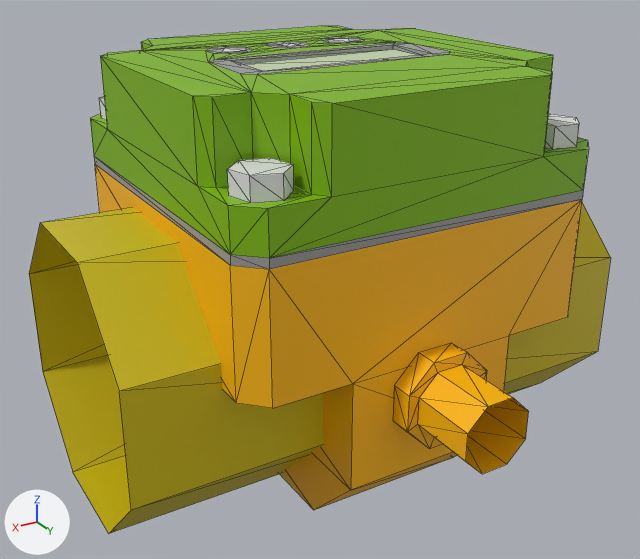
One commit to the COLLADA model src/fpe_pressure_regulator/fpe_pressure_regulator.dae: the scene before it, then after it.
Rendered twice from a 50 mm lens placed at (0.2055, 0.3363, 0.1878), pointed at (0.0123, 0.0143, 0.0268). Every picture has the same lights, and +X, +Y and +Z are marked at lower left. The first picture is the older version. Mesh edges are drawn as thin lines.

Before the edit, the objects in view are built like this:
```python
me_cube_028 = bpy.data.meshes.new('Cube.028')
me_cube_028.from_pydata(...)  # 238 vertices, 408 faces; spans x -0.125..0.125, y -0.085..0.125, z -0.065..0.125
# faces by material slot: [94, 16, 158, 68, 70, 2]
me_cube_028.materials.append(mat_editable1_007)  # yellow #ffbb00
me_cube_028.materials.append(mat_editable2_008)  # yellow #cdba00
me_cube_028.materials.append(mat_auto_10_005)  # green #80ba00
me_cube_028.materials.append(mat_gray_004)  # white #e5e5e5
me_cube_028.materials.append(mat_dark_gray_002)  # grey #9d9d9d
me_cube_028.materials.append(mat_lcd_background)  # green #c9d9b3
ob_pressure_regulator = bpy.data.objects.new('pressure_regulator', me_cube_028)
ob_pressure_regulator.location = (0.0, 0.0, 0.0)
```
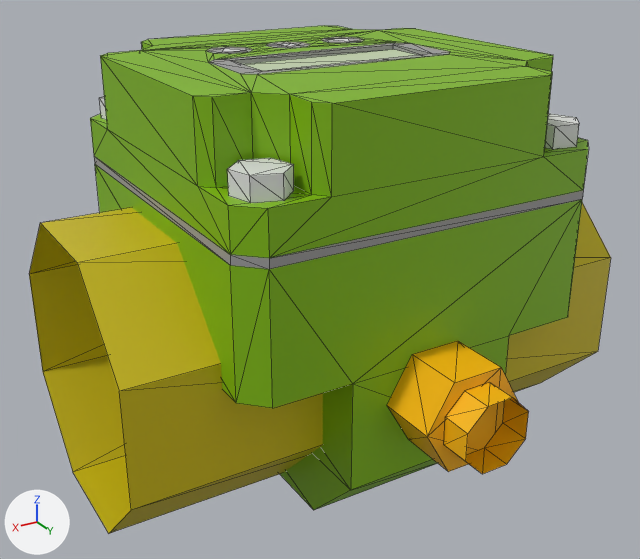
Commit message: Update pressure regulator model

Boxes (x1, y1, x2, y2) around the edits, measured in the pictures (640 x 559 px):
part 1 of me_cube_028, built on: before (393, 343, 529, 474); after (387, 341, 529, 474)
part 2 of me_cube_028, recoloured (darker): (95, 164, 582, 510) in both

Diff of the bpy script that builds the scene:
```diff
--- a/src/fpe_pressure_regulator/fpe_pressure_regulator.dae.py
+++ b/src/fpe_pressure_regulator/fpe_pressure_regulator.dae.py
@@ mat_editable1_017 @@
+mat_editable1_017 = principled_material('editable1.017')
+mat_editable1_017.base_color = (1.0, 0.494, 0.0)  # yellow #ffbb00
@@ me_cube_028 @@
 # used by ob_pressure_regulator; location = (0.0, 0.0, 0.0)
-me_cube_028.from_pydata(...)  # 238 vertices, 408 faces; spans x -0.125..0.125, y -0.085..0.125, z -0.065..0.125
+me_cube_028.from_pydata(...)  # 234 vertices, 392 faces; spans x -0.125..0.125, y -0.085..0.125, z -0.065..0.125
+# me_cube_028 part 1
+# 17 vertices are removed from x -0.02..0.02, y 0.085..0.095, z -0.02..0.02
+# 35 faces are deleted
+# 7 vertices in x -0.015..0.015, y 0.095, z -0.015..0.015 move by (0.0, 0.017, 0.0)
+# 7 vertices are added at x -0.023..0.023, y 0.085..0.112, z -0.02..0.02
+# 6 new vertices lie (0.0, 0.027, 0.0) away from vertices in x -0.023..0.023, y 0.085, z -0.02..0.02
+# 3 new faces join them, mat_editable1_007 (yellow #ffbb00)
+# 16 new faces join them, mat_editable1_017 (yellow #ffbb00)
+# me_cube_028 part 2: 46 faces spanning x -0.085..0.085, y -0.085..0.085, z -0.065..0.071 switch from mat_editable1_007 (yellow #ffbb00) to mat_auto_10_005 (green #80ba00)
 me_cube_028.materials.append(mat_editable2_008)
@@ me_cube_028 @@
 me_cube_028.materials.append(mat_lcd_background)
+me_cube_028.materials.append(mat_editable1_017)  # yellow #ffbb00
```
